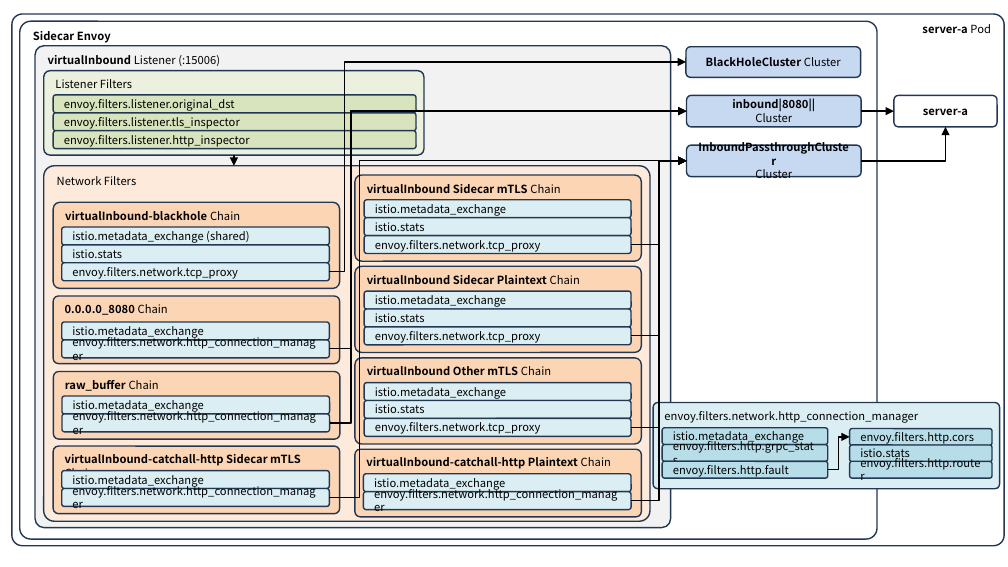
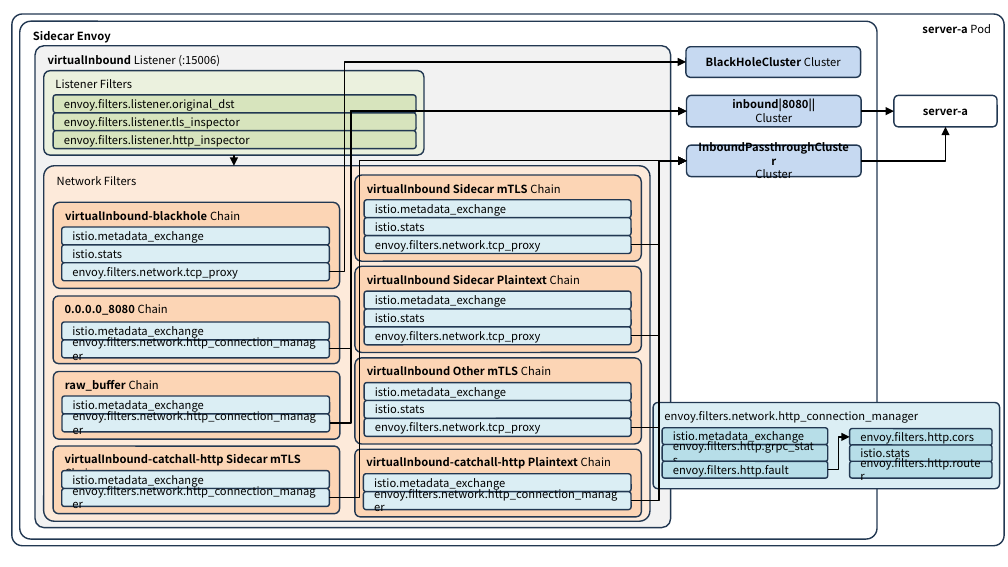
Before and after one commit to ssup2/blog-software, a slide deck: slide 3 of content/docs/theory-analysis/envoy-configuration-istio/images/images.pptx. Drawn at 1008x567 pixels with LibreOffice and Linux fonts; fonts in the diff are those of the drawing. Boxes give left, top, right and bottom in pixels: in the first picture for what was removed or moved away, otherwise in the second. Text is boxed around its words. In the diff, an @@ line names an element or a change of style, - is before the commit and + after.

```diff
--- a/content/docs/theory-analysis/envoy-configuration-istio/images/images.pptx
+++ b/content/docs/theory-analysis/envoy-configuration-istio/images/images.pptx
@@ text in rounded rectangle at box(72, 231, 203, 243): text changed @@
-istio.metadata_exchange (shared)
+istio.metadata_exchange
```
Also in this commit, not shown: 1 other slide changed, 2 other files.
